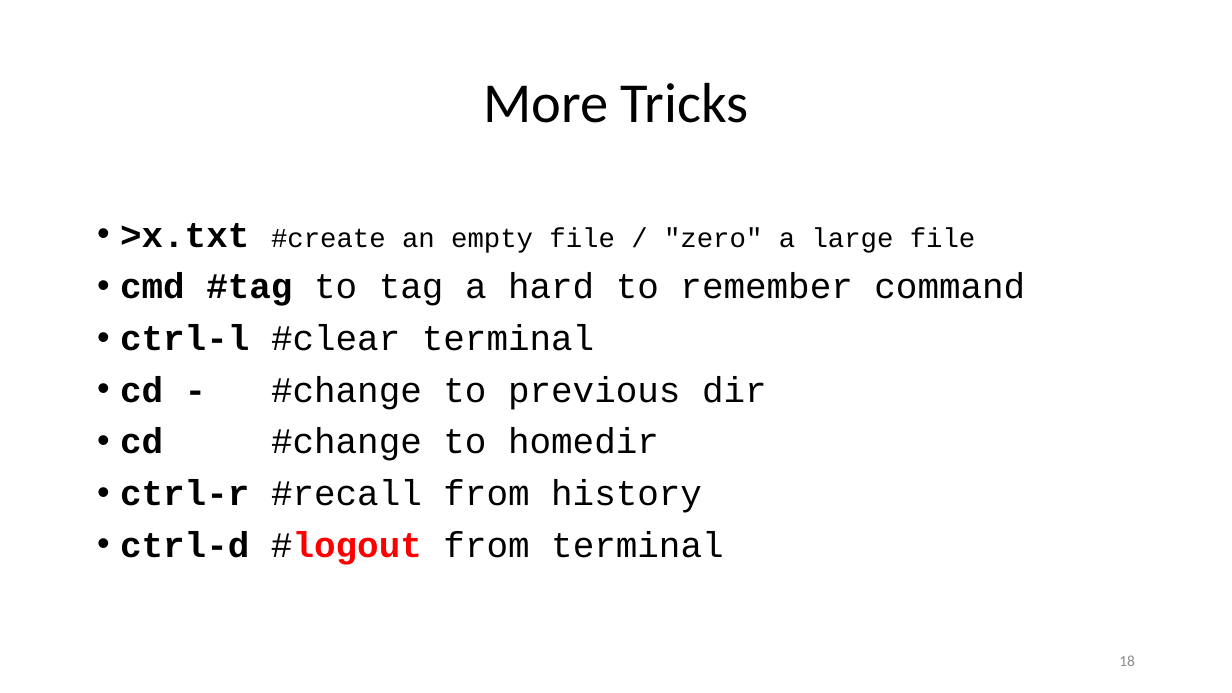
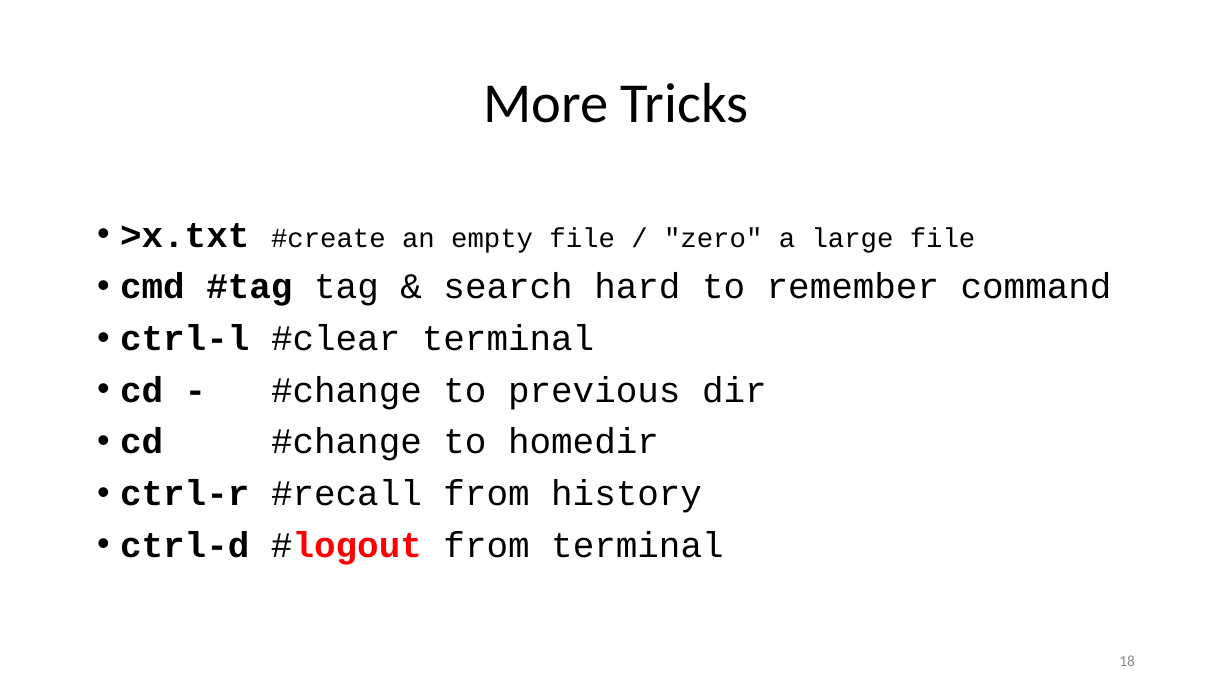
Before and after one commit to ketancmaheshwari/lisa19, a slide deck: slide 18 of lpt_LISA.pptx. Drawn at 1232x693 pixels with LibreOffice and Linux fonts; fonts in the diff are those of the drawing. Boxes give left, top, right and bottom in pixels: in the first picture for what was removed or moved away, otherwise in the second. Text is boxed around its words. In the diff, an @@ line names an element or a change of style, - is before the commit and + after.

```diff
--- a/lpt_LISA.pptx
+++ b/lpt_LISA.pptx
@@ text at [120,273,1112,306]: text changed @@
-• cmd #tag to tag a hard to remember command
+• cmd #tag tag & search hard to remember command
```
Also in this commit, not shown: 8 other slides changed.
